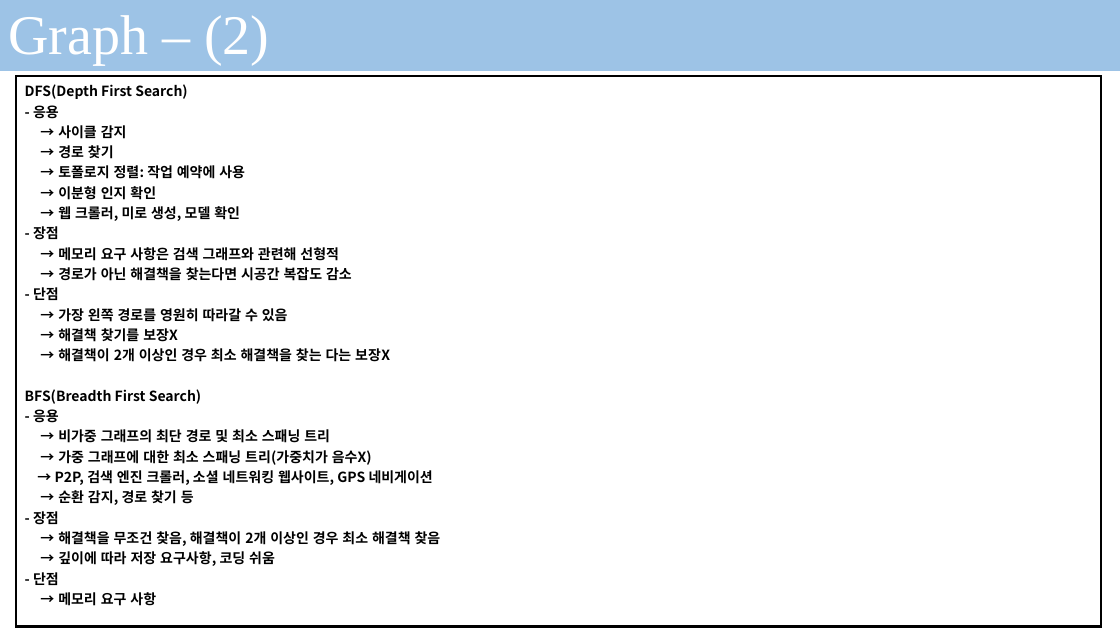
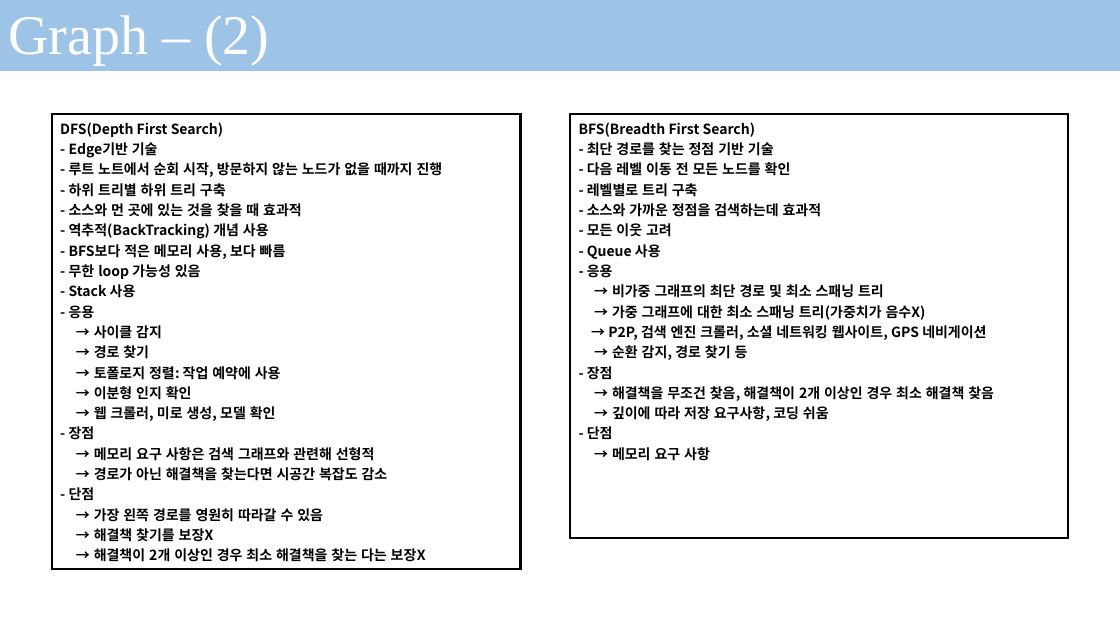
Before and after one commit to seonghokim/Study, a slide deck: slide 16 of Algorithm in c.pptx. Drawn at 1120x630 pixels with LibreOffice and Linux fonts; fonts in the diff are those of the drawing; background and template pictures are left out. Boxes give left, top, right and bottom in pixels: in the first picture for what was removed or moved away, otherwise in the second. Text is boxed around its words. In the diff, an @@ line names an element or a change of style, - is before the commit and + after.

```diff
--- a/Algorithm in c.pptx
+++ b/Algorithm in c.pptx
@@ table at (52, 114, 521, 566) @@
-row 1, column 1: DFS(Depth First Search) / - 응용 / → 사이클 감지 / → 경로 찾기 / → 토폴로지 정렬: 작업 예약에 사용 / → 이분형 인지 확인 / → 웹 크롤러, 미로 생성, 모델 확인 / - 장점 / → 메모리 요구 사항은 검색 그래프와 관련해 선형적 / → 경로가 아닌 해결책을 찾는다면 시공간 복잡도 감소 / - 단점 / → 가장 왼쪽 경로를 영원히 따라갈 수 있음 / → 해결책 찾기를 보장X / → 해결책이 2개 이상인 경우 최소 해결책을 찾는 다는 보장X / BFS(Breadth First Search) / - 응용 / → 비가중 그래프의 최단 경로 및 최소 스패닝 트리 / → 가중 그래프에 대한 최소 스패닝 트리(가중치가 음수X) / → P2P, 검색 엔진 크롤러, 소셜 네트워킹 웹사이트, GPS 네비게이션 / → 순환 감지, 경로 찾기 등 / - 장점 / → 해결책을 무조건 찾음, 해결책이 2개 이상인 경우 최소 해결책 찾음 / → 깊이에 따라 저장 요구사항, 코딩 쉬움 / - 단점 / → 메모리 요구 사항
+row 1, column 1: DFS(Depth First Search) / - Edge기반 기술 / - 루트 노트에서 순회 시작, 방문하지 않는 노드가 없을 때까지 진행 / - 하위 트리별 하위 트리 구축 / - 소스와 먼 곳에 있는 것을 찾을 때 효과적 / - 역추적(BackTracking) 개념 사용 / - BFS보다 적은 메모리 사용, 보다 빠름 / - 무한 loop 가능성 있음 / - Stack 사용 / - 응용 / → 사이클 감지 / → 경로 찾기 / → 토폴로지 정렬: 작업 예약에 사용 / → 이분형 인지 확인 / → 웹 크롤러, 미로 생성, 모델 확인 / - 장점 / → 메모리 요구 사항은 검색 그래프와 관련해 선형적 / → 경로가 아닌 해결책을 찾는다면 시공간 복잡도 감소 / - 단점 / → 가장 왼쪽 경로를 영원히 따라갈 수 있음 / → 해결책 찾기를 보장X / → 해결책이 2개 이상인 경우 최소 해결책을 찾는 다는 보장X
@@ table: place and size @@
-table at (16, 76, 1102, 627)
+table at (52, 114, 521, 566)
@@ table added at (571, 114, 1069, 539), 1 rows, 1 columns @@
+BFS(Breadth First Search) / - 최단 경로를 찾는 정점 기반 기술 / - 다음 레벨 이동 전 모든 노드를 확인 / - 레벨별로 트리 구축 / - 소스와 가까운 정점을 검색하는데 효과적 / - 모든 이웃 고려 / - Queue 사용 / - 응용 / → 비가중 그래프의 최단 경로 및 최소 스패닝 트리 / → 가중 그래프에 대한 최소 스패닝 트리(가중치가 음수X) / → P2P, 검색 엔진 크롤러, 소셜 네트워킹 웹사이트, GPS 네비게이션 / → 순환 감지, 경로 찾기 등 / - 장점 / → 해결책을 무조건 찾음, 해결책이 2개 이상인 경우 최소 해결책 찾음 / → 깊이에 따라 저장 요구사항, 코딩 쉬움 / - 단점 / → 메모리 요구 사항
```
Also in this commit, not shown: 1 other file.
